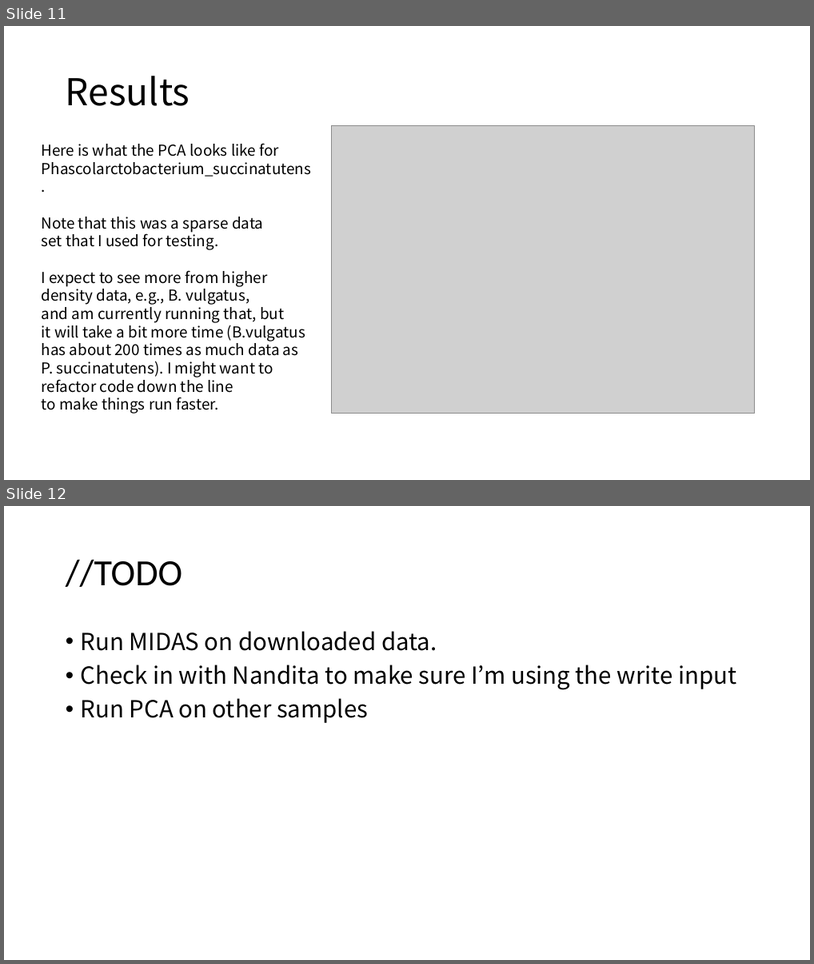
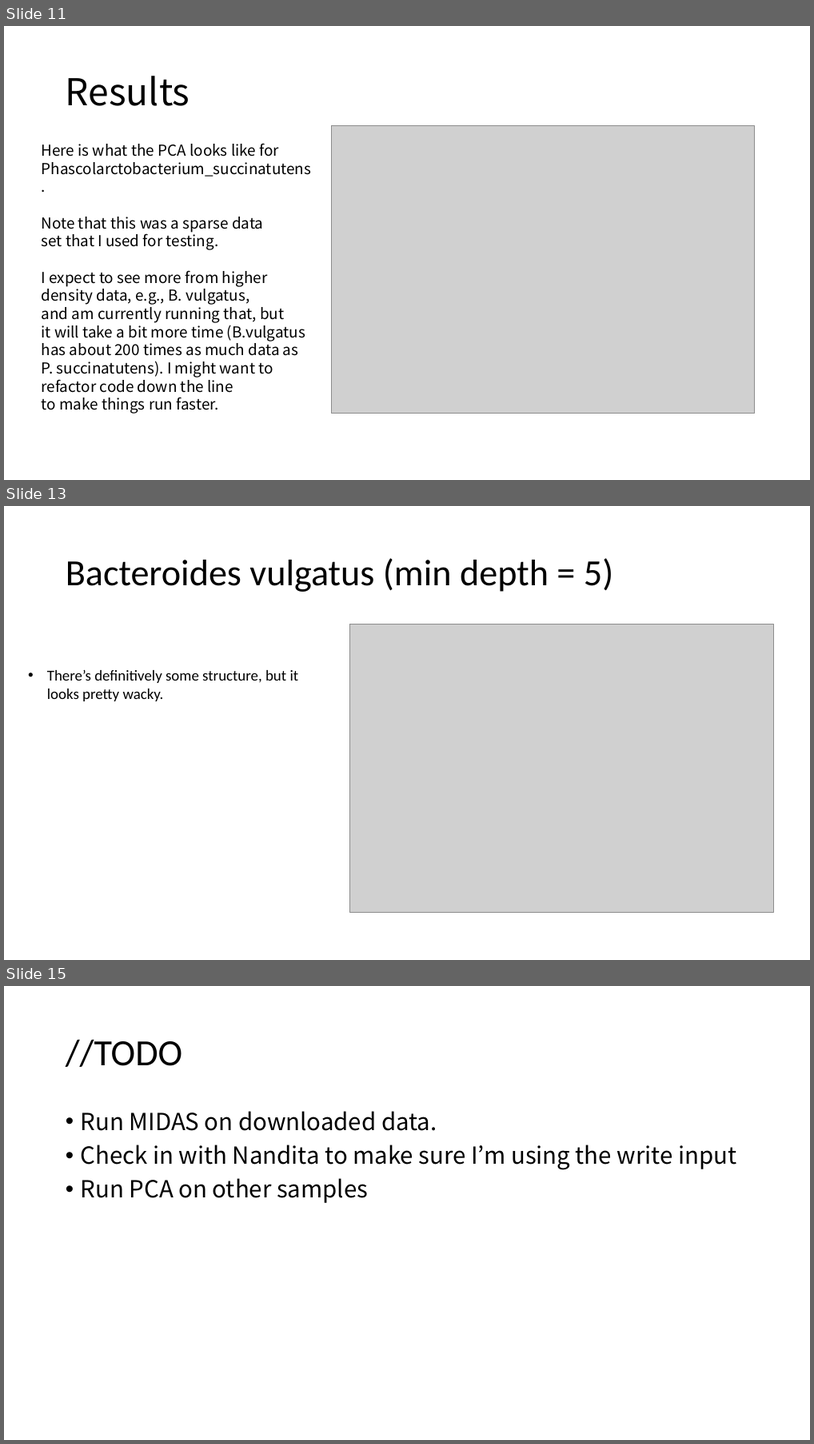
Before and after one commit to jon-mah/demo_for_ccgb, a slide deck: Summary/20210209_demo_for_ccgb_rotation_update.pptx. Shown one above the other, each under a label of ours: slides 11 and 12 before the commit, slides 11, 13 and 15 after it; the slides between them are not shown. The pictures are 814x964 and 814x1444 pixels, drawn with LibreOffice and Linux fonts; fonts in the diff are those of the drawing; grey boxes stand for pictures. Boxes give left, top, right and bottom in pixels: in the first picture for what was removed or moved away, otherwise in the second. Text is boxed around its words. In the diff, an @@ line names an element or a change of style, - is before the commit and + after.

```diff
--- a/Summary/20210209_demo_for_ccgb_rotation_update.pptx
+++ b/Summary/20210209_demo_for_ccgb_rotation_update.pptx
@@ slide 13 added at (x1=4, y1=506, x2=810, y2=960), background #FFFFFF @@
@@ title added at (x1=66, y1=558, x2=614, y2=592), 44 pt, text #000000 @@
+Bacteroides vulgatus (min depth = 5)
@@ picture added at (x1=350, y1=624, x2=774, y2=912) @@
@@ text added at (x1=47, y1=670, x2=299, y2=701), 18 pt, text #000000 @@
+• There’s definitively some structure, but it
+  looks pretty wacky.
@@ what was slide 12 is now slide 15 @@
```
Also in this commit, not shown: 1 slide changed, 2 other slides added, 7 other files.
